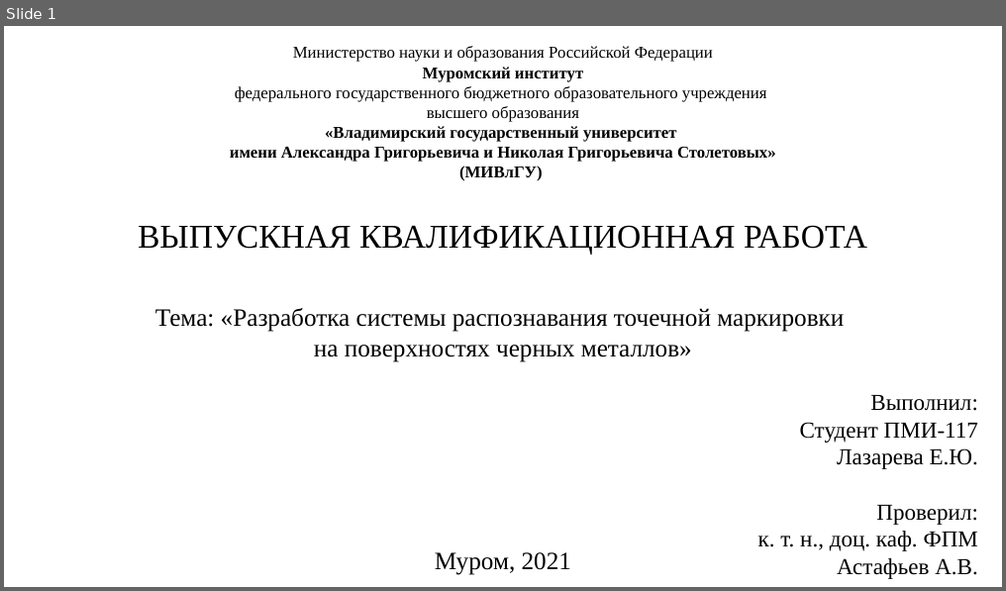
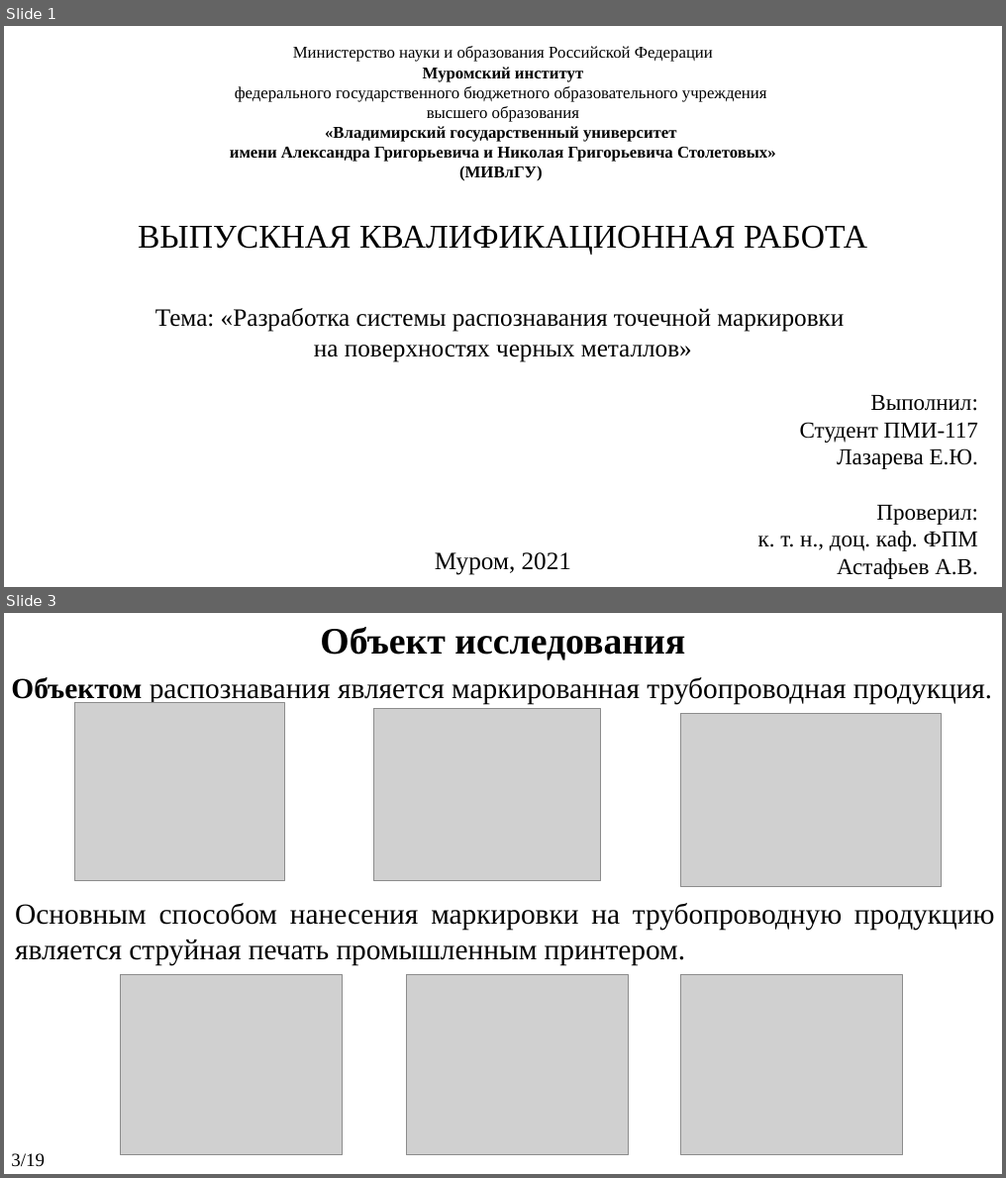
Before and after one commit to KanVull/Recognistion, a slide deck: ПЗ и Презентации/Презентация на ВКР.pptx. Shown one above the other, each under a label of ours: slide 1 before the commit, slides 1 and 3 after it; the slides between them are not shown. The pictures are 1006x591 and 1006x1178 pixels, drawn with LibreOffice and Linux fonts; fonts in the diff are those of the drawing; grey boxes stand for pictures. Boxes give left, top, right and bottom in pixels: in the first picture for what was removed or moved away, otherwise in the second. Text is boxed around its words. In the diff, an @@ line names an element or a change of style, - is before the commit and + after.

```diff
--- a/ПЗ и Презентации/Презентация на ВКР.pptx
+++ b/ПЗ и Презентации/Презентация на ВКР.pptx
@@ slide 3 added at <box>4,613,1002,1174</box>, background #FFFFFF @@
@@ text added at <box>320,627,685,661</box>, 36 pt, text #000000, bold @@
+Объект исследования
@@ text added at <box>11,677,992,704</box>, 28 pt, text #000000 @@
+Объектом распознавания является маркированная трубопроводная продукция.
@@ picture added at <box>74,703,285,881</box> @@
@@ picture added at <box>374,709,601,881</box> @@
@@ picture added at <box>681,714,943,887</box> @@
@@ text added at <box>15,903,995,965</box>, 28 pt, text #000000 @@
+Основным способом нанесения маркировки на трубопроводную продукцию является струйная печать промышленным принтером.
@@ picture added at <box>120,975,343,1156</box> @@
@@ picture added at <box>407,975,629,1156</box> @@
@@ picture added at <box>681,975,903,1156</box> @@
@@ text added at <box>11,1154,45,1167</box>, 18 pt, text #000000 @@
+3/19
```
Also in this commit, not shown: 3 slides changed, 14 other slides added, 4 slides removed, 12 other files.
